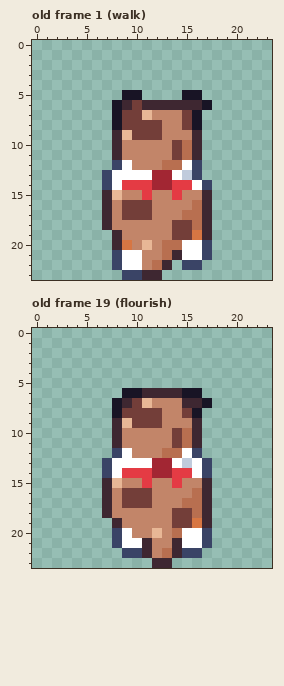
Two states of a pixel-art file, art/minis/dog-archie@50.aseprite. The picture above is the old version.
24x24 pixels, 23 frames. Shown: old frame 1 (walk), old frame 19 (flourish). The commit also changed other frames, which this record leaves out.
And afterwards:
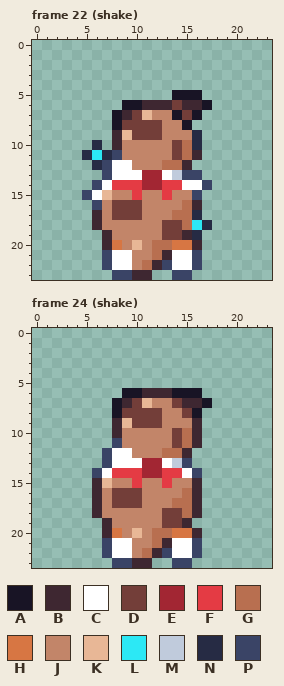
Palette (. is transparent): A #181425  B #3e2731  C #ffffff  D #733e39  E #a22633  F #e43b44  G #b86f50  H #d77643  J #c28569  K #e8b796  L #2ce8f5  M #c0cbdc  N #262b44  P #3a4466
A new or re-ordered frame is compared with the old frame closest to it.
The exact change:
frames 23 -> 29
frames re-ordered
Frame 22 (shake) against old frame 1 (walk):
y 5: x 9..10 AA -> ..; x 14 . -> A
y 6: x 8..10 ABD -> .AA; x 14 B -> D
y 7: x 9 D -> B; x 14 J -> A
y 8: x 15..16 DA -> A.
y 9: x 16 B -> N
y 10: x 6 . -> N; x 16 B -> N
y 11: x 5..8 ...B -> NLNP
y 12: x 6..8 ..P -> NPC; x 15..16 CP -> B.
y 13: x 11 C -> E; x 13..15 ECM -> CMP
y 14: x 6..8 .PC -> PCF; x 11 F -> E; x 13 E -> F; x 15 F -> C
y 15: x 5..8 ..BK -> PCKJ; x 10..11 JF -> FJ; x 13..14 JF -> FJ; x 16..17 JB -> P.
y 16: x 6..8 .BJ -> PJD; x 11 D -> J; x 15..17 JGB -> GB.
y 17: x 6..8 .BJ -> BJD; x 11 D -> J; x 14 J -> G; x 16..17 GB -> N.
y 18: x 6..7 .B -> BJ; x 13 J -> D; x 15..17 DGB -> GLN
y 19: x 7..8 .B -> BJ; x 13 J -> D; x 15..17 DHB -> BN.
y 20: x 7..12 .BHJKJ -> BHJKJG; x 14..17 GCCP -> HHB.
y 21: x 7..8 .P -> PC; x 10 C -> J; x 12..14 JGB -> GBC; x 16..17 CP -> P.
y 22: x 7..8 .P -> PC; x 10..15 CJGB.P -> JGBPCC
y 23: x 8 . -> P; x 10 P -> B; x 12 B -> .; x 14..15 .. -> PP
Frame 24 (shake) is new; against old frame 19 (flourish):
y 6: x 14 B -> A
y 7: x 14 J -> D
y 11: x 8 B -> P
y 12: x 7..8 .P -> PC; x 15..16 CP -> B.
y 13: x 11 C -> E; x 13..17 ECMCP -> CMP..
y 14: x 6..8 .PC -> PCF; x 11 F -> E; x 13 E -> F; x 15..17 FCP -> CP.
y 15: x 6..8 .BK -> BKJ; x 10..11 JF -> FJ; x 13..14 JF -> FJ; x 16..17 JB -> B.
y 16: x 6..8 .BJ -> BJD; x 11 D -> J; x 15..17 JGB -> GB.
y 17: x 6..8 .BJ -> BJD; x 11 D -> J; x 14 J -> G; x 16..17 GB -> B.
y 18: x 6..7 .B -> BJ; x 13 J -> D; x 15..17 DGB -> GB.
y 19: x 7..8 .B -> BJ; x 13 J -> D; x 15..17 DHB -> B..
y 20: x 7..10 .PCJ -> BHJK; x 12..17 KJGCCP -> GGHHB.
y 21: x 7..8 .P -> PC; x 10..14 CBJJB -> JJGBC; x 16..17 CP -> P.
y 22: x 7..15 ..PPBJGBP -> PCCJGBPCC
y 23: x 8..15 ....BB.. -> PPBB..PP
